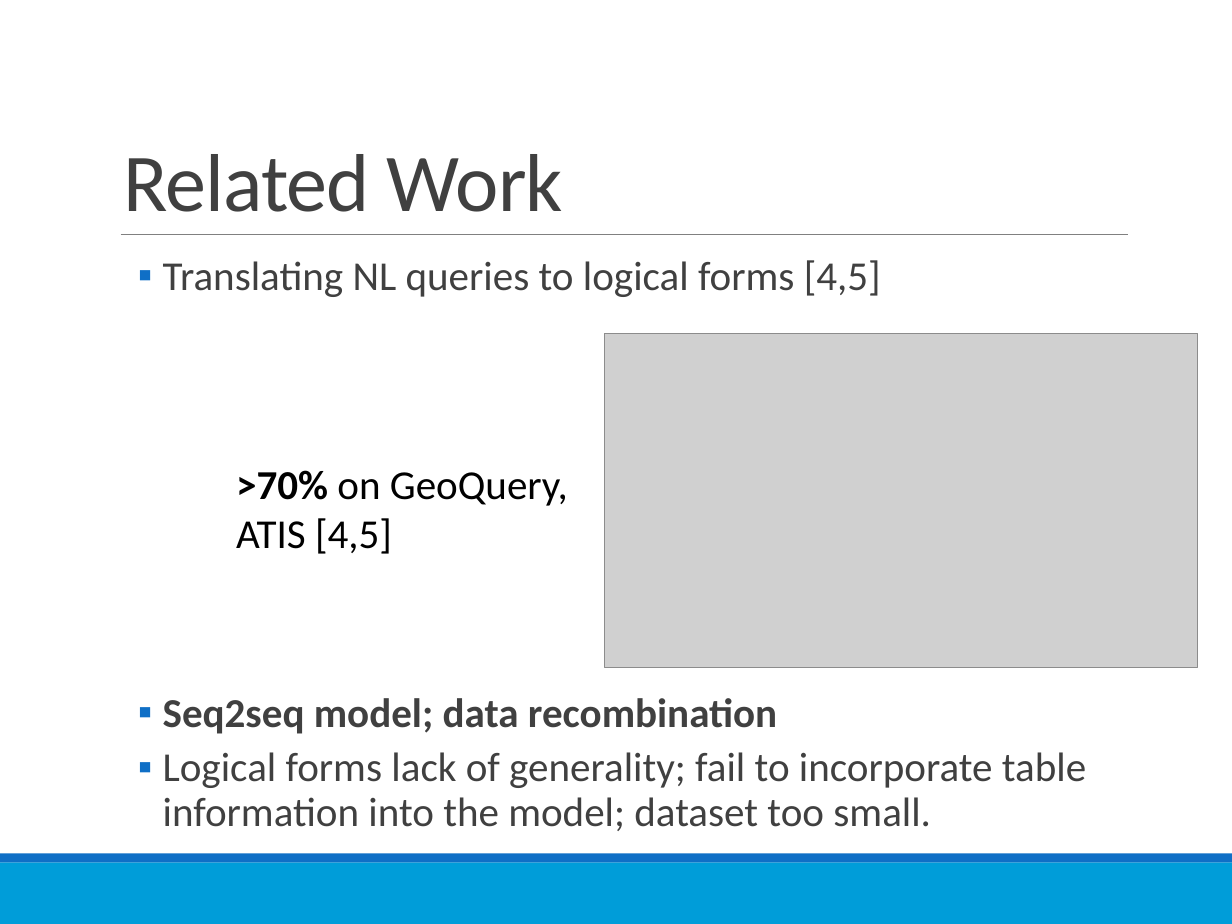
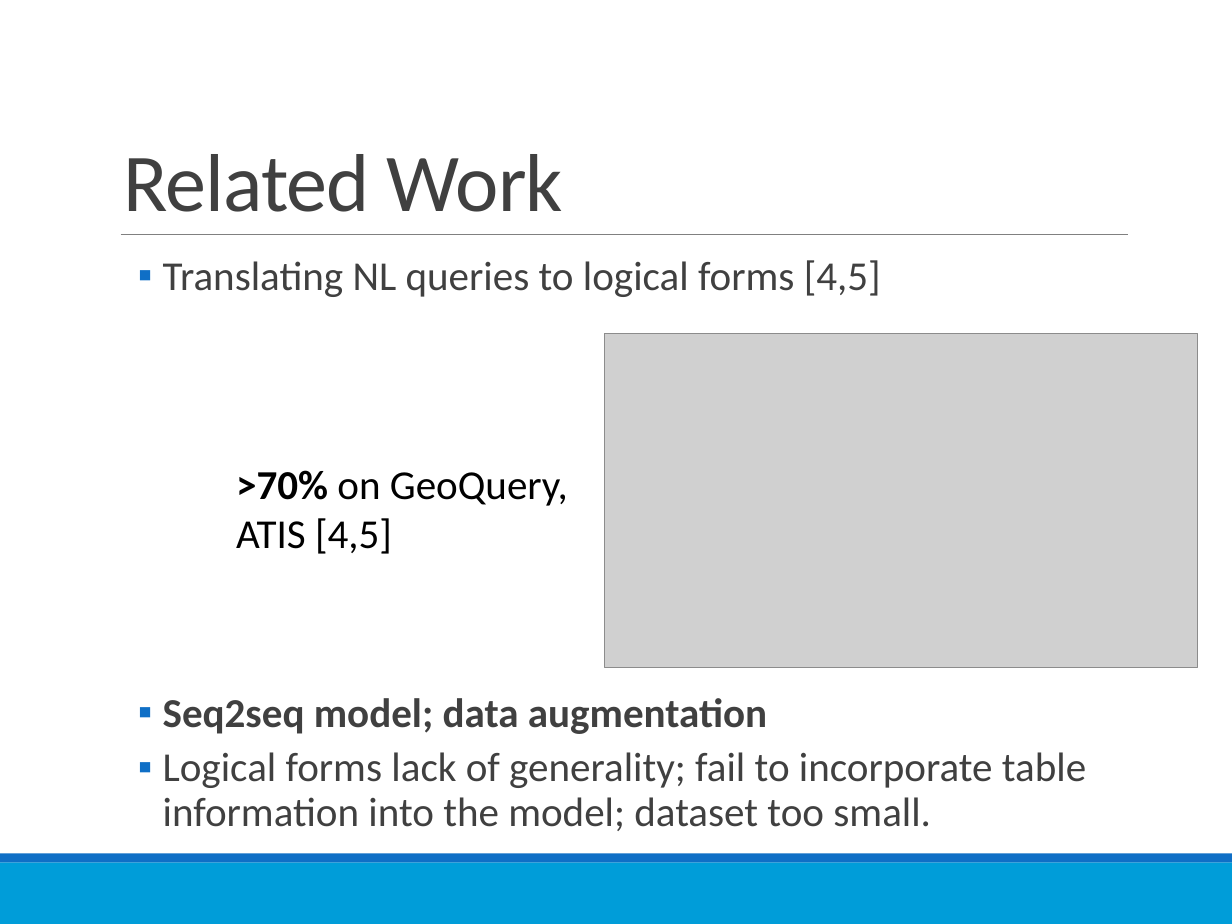
Before and after one commit to richardxiong/dnnQuery, a slide deck: slide 8 of dnnQuery.pptx (slide 7 before the commit). Drawn at 1232x924 pixels with LibreOffice and Linux fonts; fonts in the diff are those of the drawing; grey boxes stand for pictures. Boxes give left, top, right and bottom in pixels: in the first picture for what was removed or moved away, otherwise in the second. Text is boxed around its words. In the diff, an @@ line names an element or a change of style, - is before the commit and + after.

```diff
--- a/dnnQuery.pptx
+++ b/dnnQuery.pptx
@@ text at <box>163,698,767,734</box>: text changed @@
-  ▪ Seq2seq model; data recombination
+  ▪ Seq2seq model; data augmentation
```
Also in this commit, not shown: 11 other slides changed, 2 slides added, 16 other files.
